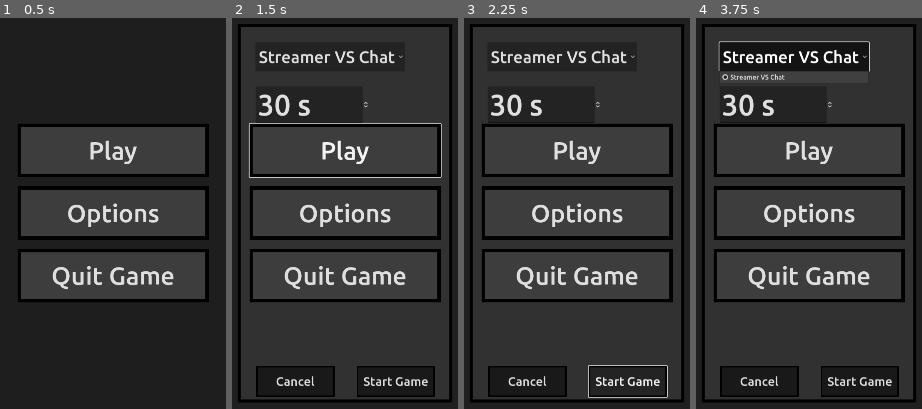
Above: before the commit, frames 1-4 (left to right).
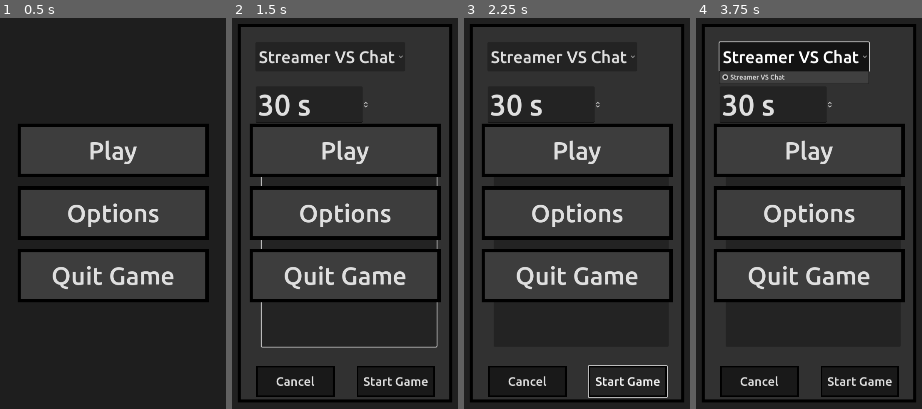
Above: after the commit, the same moments.

Repository: cake4everyone/Quiz4Everyone
Game: Godot game, scene res://scenes/menu.tscn
Two runs of this game, one before a commit and one after it. Both use one fixed random seed, a clock stepped at 60 frames per second and the inputs below. This scene is started directly instead of the project's main scene.
Inputs:
- Up to frame 1 (0.5 s): no input
- Up to frame 2 (1.5 s): click "Play" at 0.5 s; click "Play" at 1.25 s
- Up to frame 3 (2.25 s): click "Start Game" at 2 s
- Up to frame 4 (3.75 s): click "Start Game" at 2.75 s; click "Streamer VS Chat" at 3.5 s

Frame 1 is identical in both runs. In frame 2, 0.9% of the frame differs, in the area x 7-93%, y 26-85%; in frame 3, less than 0.1%; in frame 4, less than 0.1%.

Commit message:
added category group parsing

Diff:
--- a/scenes/menu.tscn
+++ b/scenes/menu.tscn
@@ -201,6 +201,16 @@
 layout_mode = 2
 theme_override_constants/separation = 3
 
+[node name="Categories" type="Tree" parent="RoundCreation/CreationMenu"]
+layout_mode = 0
+offset_left = 58.0
+offset_top = 295.0
+offset_right = 478.0
+offset_bottom = 775.0
+columns = 2
+column_titles_visible = true
+hide_root = true
+
 [node name="RoundDuration" type="SpinBox" parent="RoundCreation/CreationMenu"]
 layout_mode = 1
 anchors_preset = 6
--- a/scripts/menu.gd
+++ b/scripts/menu.gd
@@ -20,13 +20,21 @@
 	update_category_list(categories)
 
 ## update_category_list updates the category selection list with the given dictionary (mapping String to int).
-func update_category_list(categories: Dictionary):
-	for category in categories:
-		var c = CATEGORY.instantiate()
-		c.get_child(1).max_value = categories[category]
-		c.get_child(2).text = category
-		c.show()
-		$RoundCreation/CreationMenu/CategoryBox/Categories.add_child(c)
+func update_category_list(groups: Dictionary):
+	var category_tree: Tree = $RoundCreation/CreationMenu/Categories
+	var tree_root: TreeItem = category_tree.create_item()
+	category_tree.set_column_title(0, "Group")
+	category_tree.set_column_title(1, "Category")
+	for group in groups:
+		var tree_group: TreeItem = category_tree.create_item(tree_root)
+		tree_group.set_text(0, group)
+		for cat in groups[group]:
+			var category: TreeItem = category_tree.create_item(tree_group)
+			category.set_text(0, cat.title)
+			category.set_tooltip_text(0, cat.description)
+			category.set_range(1, 0)
+			category.set_range_config(1, 0, cat.count, 1)
+			category.set_editable(1, true)
 
 ## on_btn_start_pressed is called when pressed the start game button.
 ## It collects all the selected categories and creates a new game on the server.
